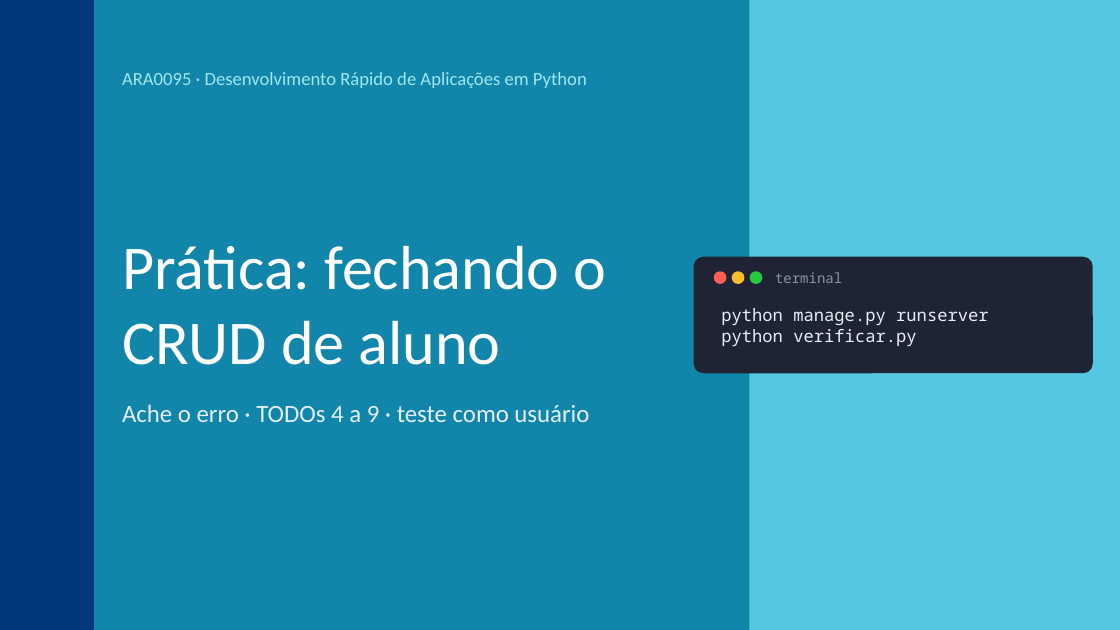
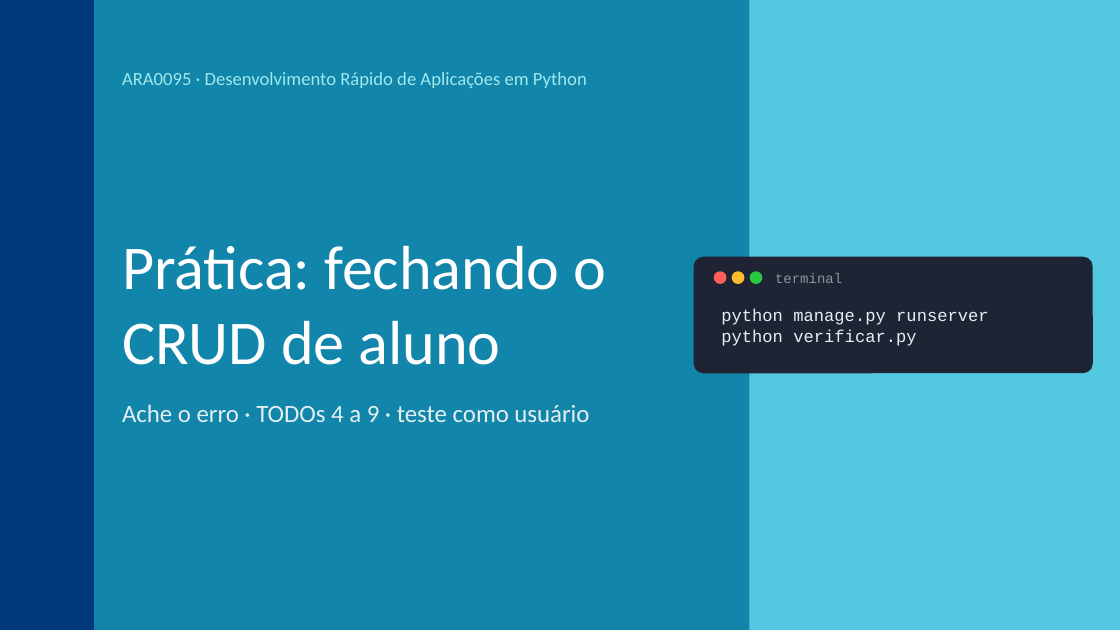
Before and after one commit to maxwalves/projetoPython, a slide deck: slide 19 of Aula1_CRUD_completo.pptx (slide 17 before the commit). Drawn at 1120x630 pixels with LibreOffice and Linux fonts; fonts in the diff are those of the drawing. Boxes give left, top, right and bottom in pixels: in the first picture for what was removed or moved away, otherwise in the second. Text is boxed around its words. In the diff, an @@ line names an element or a change of style, - is before the commit and + after.

Commit message:
Atualiza apresentações: Aula 1, Aula 2, Aula 3 e Desenvolvimento Rápido de Aplicações em Python

```diff
--- a/Aula1_CRUD_completo.pptx
+++ b/Aula1_CRUD_completo.pptx
@@ text "terminal" at [775,273,842,283]: font Noto Sans Mono to Courier New @@
@@ text "python manage.py runserver" at [721,308,989,346]: font Noto Sans Mono to Courier New @@
```
Also in this commit, not shown: 20 other slides changed, 4 slides added, 3 other files.
